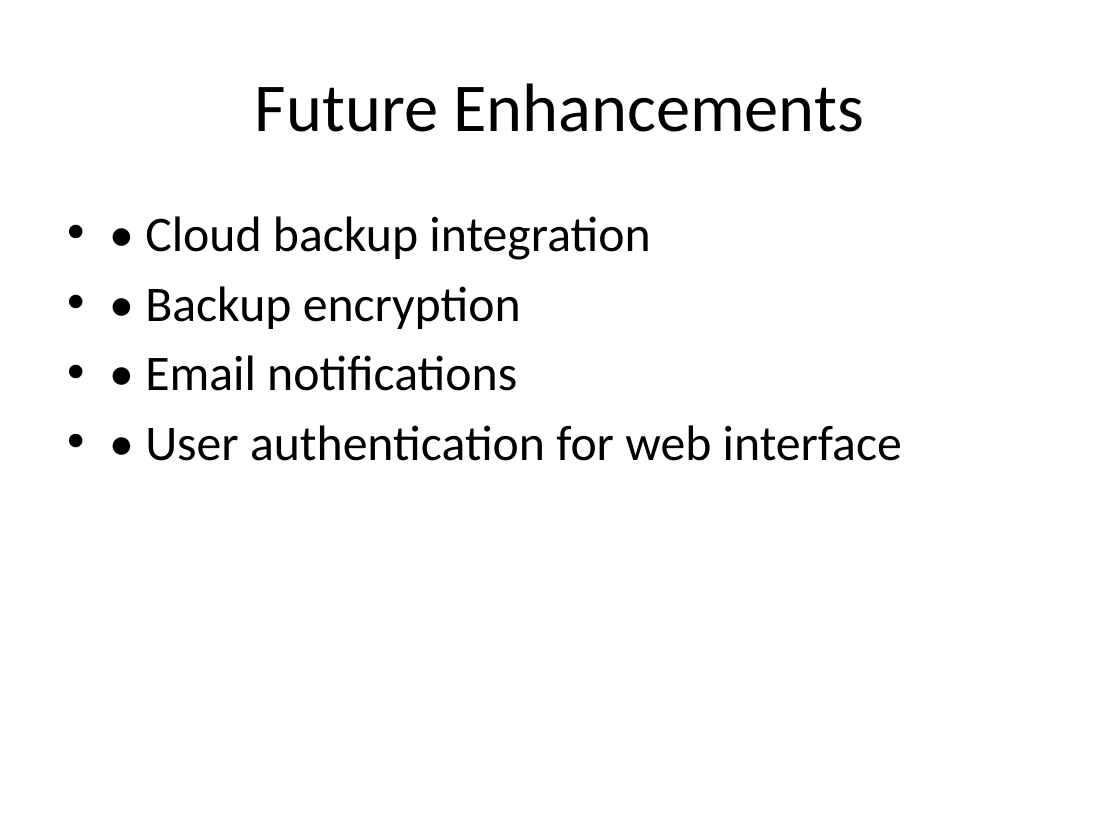
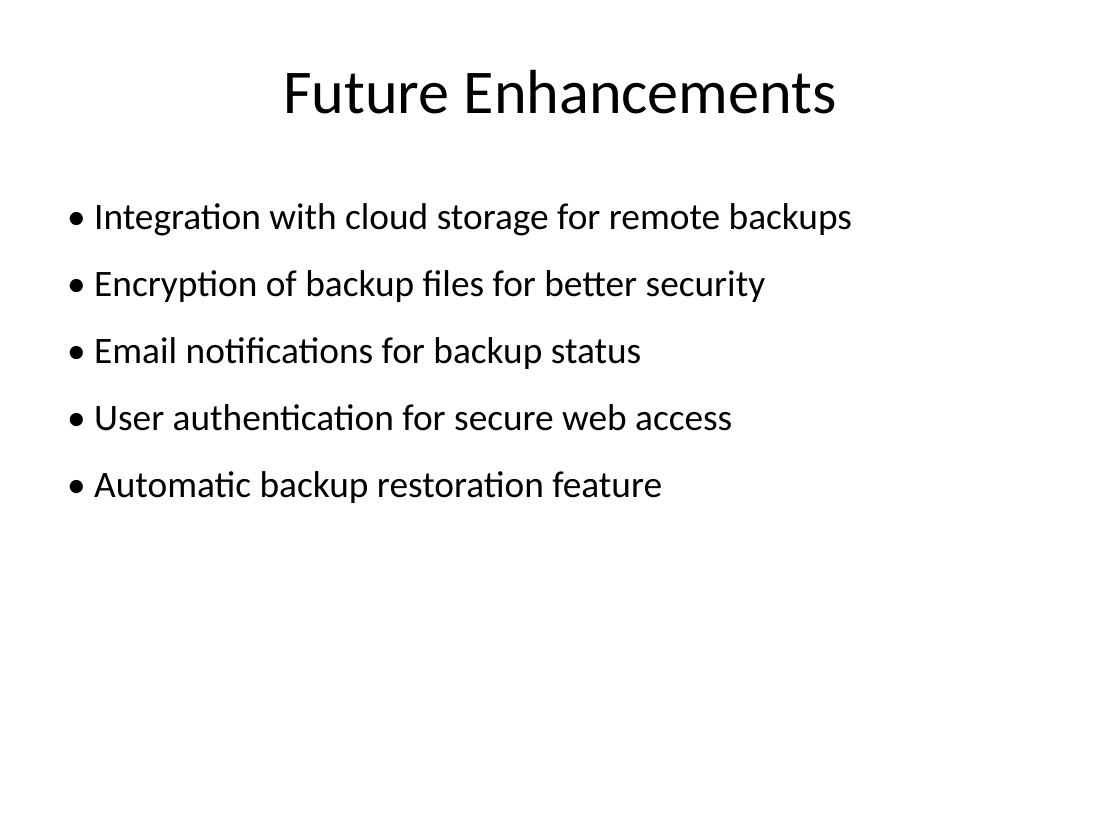
Before and after one commit to VarshithreddyMuddasani/Automated-Backup-Web-Manager-using-Linux, a slide deck: slide 10 of Project PPT.pptx (slide 12 before the commit). Drawn at 1120x840 pixels with LibreOffice and Linux fonts; fonts in the diff are those of the drawing. Boxes give left, top, right and bottom in pixels: in the first picture for what was removed or moved away, otherwise in the second. Text is boxed around its words. In the diff, an @@ line names an element or a change of style, - is before the commit and + after.

```diff
--- a/Project PPT.pptx
+++ b/Project PPT.pptx
@@ title "Future Enhancements" at (283, 69, 837, 114): size 44 to 40 pt @@
@@ text at (94, 203, 852, 503): text changed; size 32 to 24 pt @@
-• • Cloud backup integration
-• • Backup encryption
-• • Email notifications
-• • User authentication for web interface
+• Integration with cloud storage for remote backups
+• Encryption of backup files for better security
+• Email notifications for backup status
+• User authentication for secure web access
+• Automatic backup restoration feature
```
Also in this commit, not shown: 8 other slides changed, 2 slides added, 4 slides removed.
